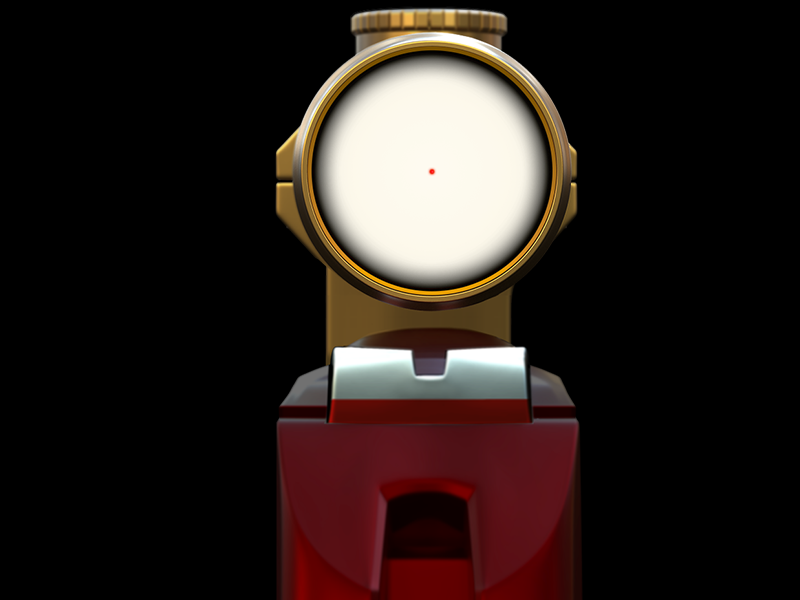
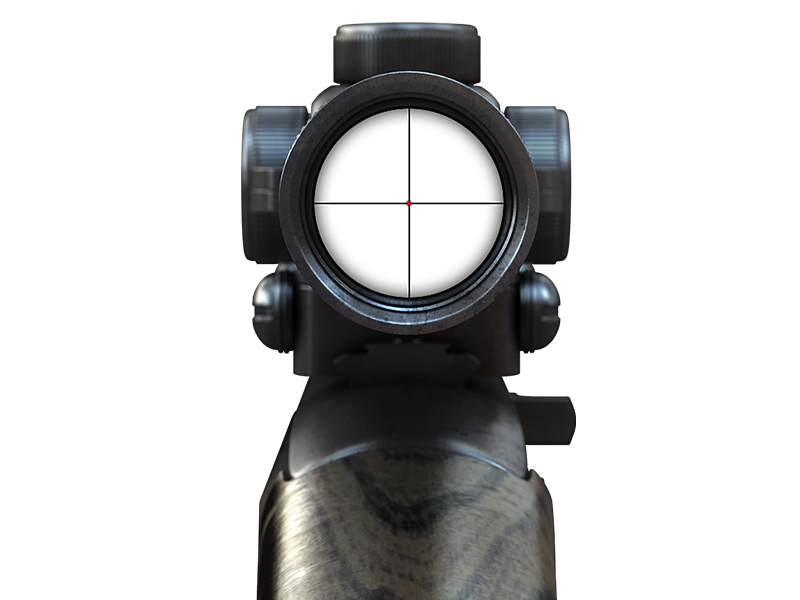
Layer changes from the first w=800, h=600 image to the second:
removed layer "109_DesertEagle_SC_LNYD_DOT" over [275, 6, 583, 600]
added layer "038_RugerCharger_DOT" above "Layer 1" over [241, 22, 576, 600]
added layer "Layer 1" above "126_RugerCharger_Alienwave_DOT" over [293, 83, 526, 320]
hid "KHUNG PISTOL NHỎ" over [17, 5, 800, 600]
hid "Layer Đen" over [0, 0, 800, 600]
